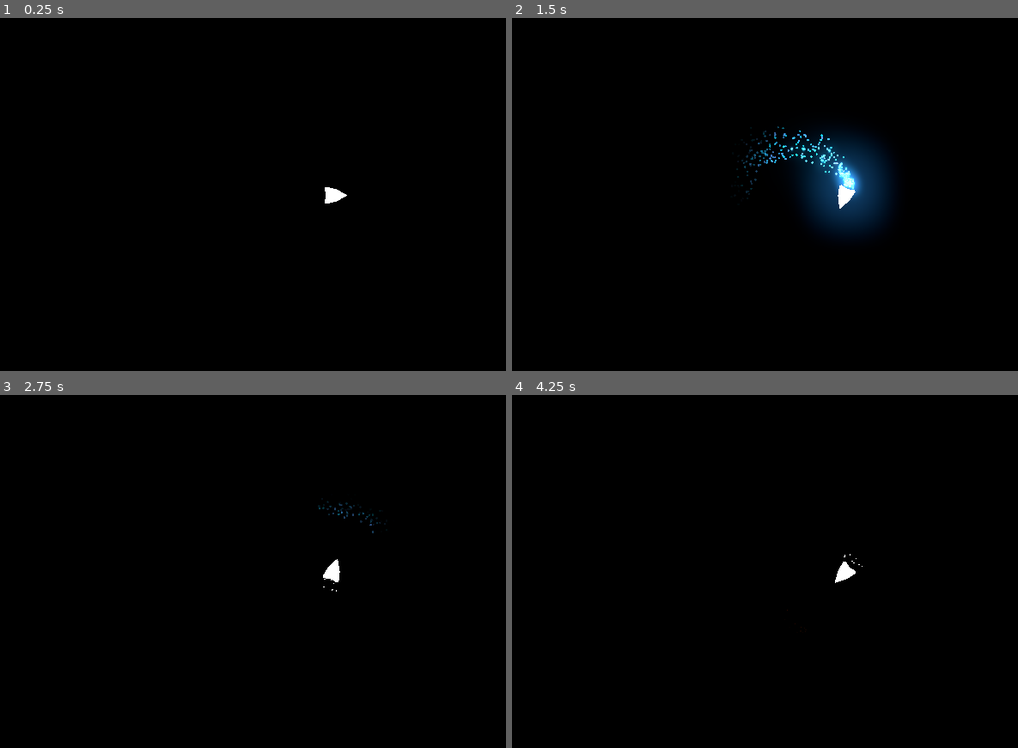
Above: before the commit, frames 1-4 (two rows, left to right).
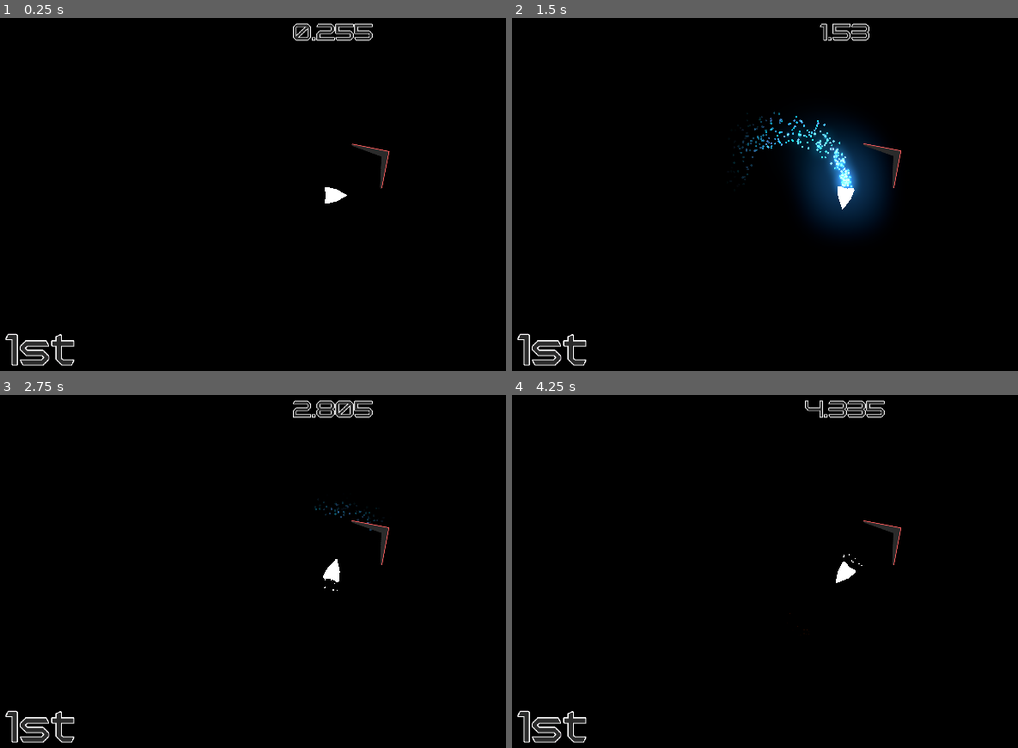
Above: after the commit, the same moments.

Repository: Insta-x/boost-racer
Game: Godot game, scene res://Src/Game.tscn
Same seed, same stepped clock (60 frames per second), same inputs: the game is played once before the commit and once after it. This scene is started directly instead of the project's main scene.
Inputs:
- Up to frame 1 (0.25 s): no input
- Up to frame 2 (1.5 s): hold D (turn_right) 0.53-1.28 s; hold Shift (boost) 0.53-1.28 s; hold Space (brake) from 1.28 s (still down); tap Shift (boost) at 1.35 s
- Up to frame 3 (2.75 s): release Space (brake) at 2.03 s; hold D (turn_right) from 2.03 s (still down); hold Shift (boost) from 2.03 s (still down)
- Up to frame 4 (4.25 s): release D (turn_right) at 2.78 s; release Shift (boost) at 2.78 s; hold W (thrust) 2.78-3.53 s; tap Shift (boost) at 2.85 s; hold A (turn_left) from 3.53 s (still down); hold Shift (boost) from 3.53 s (still down)

The runs differ from the first frame. In frame 1, 1.4% of the frame differs, in the area x 1-78%, y 1-99%; in frame 2, 2.6%, in the area x 1-77%, y 1-99%; in frame 3, 1.6%; in frame 4, 1.4%.

Commit message:
add player ui, connect finished screen (wip)

Diff:
--- /dev/null
+++ b/Src/Arrow.gd
@@ -0,0 +1,23 @@
+extends TextureRect
+
+export(NodePath) var finish_area
+export(NodePath) var player
+export(Vector2) var offset := Vector2(100,0)
+
+
+onready var finish_node : Area2D = get_node(finish_area)
+onready var player_node : RigidBody2D = get_node(player)
+
+var size := Vector2(100,150)
+
+func _physics_process(delta):
+	var dir = (finish_node.global_position - player_node.global_position)
+	if (abs(dir.x) < (get_viewport().size.x + offset.x)/2) and abs(dir.y) <(get_viewport().size.y)/2:
+		self.hide()
+	else:
+		self.show()
+		dir.normalized()
+		var pos = Vector2(((get_viewport().size.x - size.x)/2), (get_viewport().size.y - size.y)/2)
+		pos += offset.rotated(dir.angle())
+		set_rotation(dir.angle())
+		set_position(pos)
--- a/Src/Game.tscn
+++ b/Src/Game.tscn
@@ -1,9 +1,40 @@
-[gd_scene load_steps=3 format=2]
+[gd_scene load_steps=9 format=2]
 
 [ext_resource path="res://Src/GameWorld.tscn" type="PackedScene" id=1]
 [ext_resource path="res://Src/Game.gd" type="Script" id=2]
+[ext_resource path="res://Src/UI/PlayerUI.tscn" type="PackedScene" id=3]
+[ext_resource path="res://Assets/Art/arrow.png" type="Texture" id=4]
+[ext_resource path="res://Src/Arrow.gd" type="Script" id=5]
+[ext_resource path="res://Assets/Sound/music.mp3" type="AudioStream" id=6]
+[ext_resource path="res://Assets/game_world.tres" type="Environment" id=7]
+[ext_resource path="res://Src/UI/FinishScreen.tscn" type="PackedScene" id=8]
 
 [node name="Game" type="Node"]
 script = ExtResource( 2 )
 
 [node name="GameWorld" parent="." instance=ExtResource( 1 )]
+position = Vector2( -14, 0 )
+
+[node name="WorldEnvironment" type="WorldEnvironment" parent="."]
+environment = ExtResource( 7 )
+
+[node name="FinishScreen" parent="." instance=ExtResource( 8 )]
+
+[node name="CanvasLayer" type="CanvasLayer" parent="."]
+
+[node name="PlayerUI" parent="CanvasLayer" instance=ExtResource( 3 )]
+
+[node name="Arrow" type="TextureRect" parent="CanvasLayer"]
+margin_left = 1820.0
+margin_right = 1920.0
+margin_bottom = 150.0
+texture = ExtResource( 4 )
+script = ExtResource( 5 )
+finish_area = NodePath("../../GameWorld/FinishArea2D")
+player = NodePath("../../GameWorld/PlayerRacer")
+
+[node name="Music" type="AudioStreamPlayer" parent="."]
+stream = ExtResource( 6 )
+autoplay = true
+
+[editable path="GameWorld"]
--- a/Src/GameWorld.tscn
+++ b/Src/GameWorld.tscn
@@ -1,8 +1,6 @@
-[gd_scene load_steps=5 format=2]
+[gd_scene load_steps=3 format=2]
 
-[ext_resource path="res://Assets/game_world.tres" type="Environment" id=1]
 [ext_resource path="res://Src/Racer/PlayerRacer.tscn" type="PackedScene" id=2]
-[ext_resource path="res://Assets/Sound/music.mp3" type="AudioStream" id=3]
 [ext_resource path="res://Src/RaceComponents/FinishArea2D.tscn" type="PackedScene" id=4]
 
 [node name="GameWorld" type="Node2D"]
@@ -100,16 +98,13 @@
 polygon = PoolVector2Array( 1920, 1728, 3072, 1728, 3072, 640, 7040, 640, 7040, 512, 1664, 512, 1664, 704, 1920, 704 )
 
 [node name="PlayerRacer" parent="." instance=ExtResource( 2 )]
-position = Vector2( 128, 8876.8 )
+position = Vector2( 177, 8817 )
 
 [node name="Camera2D" type="Camera2D" parent="PlayerRacer"]
 current = true
 __meta__ = {
 "_edit_lock_": true
 }
-
-[node name="WorldEnvironment" type="WorldEnvironment" parent="."]
-environment = ExtResource( 1 )
 
 [node name="FinishArea2D" parent="." instance=ExtResource( 4 )]
 position = Vector2( 13504, -64 )
@@ -119,7 +114,3 @@
 __meta__ = {
 "_edit_lock_": true
 }
-
-[node name="Music" type="AudioStreamPlayer" parent="."]
-stream = ExtResource( 3 )
-autoplay = true
--- a/Src/Racer/EnemyRacer.tscn
+++ b/Src/Racer/EnemyRacer.tscn
@@ -4,8 +4,6 @@
 [ext_resource path="res://Src/Racer/EnemyRacer.gd" type="Script" id=2]
 
 [node name="EnemyRacer" instance=ExtResource( 1 )]
-collision_layer = 2
-collision_mask = 3
 script = ExtResource( 2 )
 
 [node name="Label" type="Label" parent="." index="4"]
--- a/Src/UI/FinishScreen.gd
+++ b/Src/UI/FinishScreen.gd
@@ -1,5 +1,48 @@
 extends CanvasLayer
 
+var place = 1
+
+onready var panel := $ColorRect
+onready var ScorePanelContainer := $ColorRect/Control/CenterContainer/VBoxContainer/HBoxContainer/VBoxContainer
+onready var ScorePanelContainer2 := $ColorRect/Control/CenterContainer/VBoxContainer/HBoxContainer/VBoxContainer2
+
+var count := 1;
+
+func _ready() -> void:
+	GlobalSignal.connect("racer_finished",self,"_on_Racer_finished")
+	GlobalSignal.connect("player_finished", self, "_on_Player_finished")
+	var temp = 1;
+	for child in ScorePanelContainer.get_children():
+		child.set_label_ranking(temp)
+		temp+= 1
+	for child in ScorePanelContainer2.get_children():
+		child.set_label_ranking(temp)
+		temp+= 1
+	panel.hide()
+	pass
+
+
+func _on_Racer_finished(var value : int) -> void:
+	var temp
+	if (count < 6):
+		temp = ScorePanelContainer.get_child(count - 1)
+	else:
+		temp = ScorePanelContainer2.get_child(count - 6)
+
+	temp.set_label_name(String(value))
+	count+=1
+
+
+func _on_Player_finished() -> void:
+	var temp
+	if (count < 6):
+		temp = ScorePanelContainer.get_child(count - 1)
+	else:
+		temp = ScorePanelContainer2.get_child(count - 6)
+
+	temp.set_label_name(String(0))
+	count+=1
+	panel.show()
 
 
 
--- a/Src/UI/FinishScreen.tscn
+++ b/Src/UI/FinishScreen.tscn
@@ -31,11 +31,6 @@
 script = ExtResource( 2 )
 
 [node name="ColorRect" type="ColorRect" parent="."]
-margin_right = 1920.0
-margin_bottom = 1080.0
-color = Color( 0.172549, 0.172549, 0.172549, 0.588235 )
-
-[node name="Control" type="Control" parent="."]
 anchor_left = 0.5
 anchor_top = 0.5
 anchor_right = 0.5
@@ -44,8 +39,19 @@
 margin_top = -540.0
 margin_right = 960.0
 margin_bottom = 540.0
-
-[node name="CenterContainer" type="CenterContainer" parent="Control"]
+color = Color( 0.172549, 0.172549, 0.172549, 0.588235 )
+
+[node name="Control" type="Control" parent="ColorRect"]
+anchor_left = 0.5
+anchor_top = 0.5
+anchor_right = 0.5
+anchor_bottom = 0.5
+margin_left = -960.0
+margin_top = -540.0
+margin_right = 960.0
+margin_bottom = 540.0
+
+[node name="CenterContainer" type="CenterContainer" parent="ColorRect/Control"]
 anchor_left = 0.5
 anchor_top = 0.5
 anchor_right = 0.5
@@ -56,14 +62,14 @@
 margin_bottom = 540.0
 rect_scale = Vector2( 1.01797, 0.988632 )
 
-[node name="VBoxContainer" type="VBoxContainer" parent="Control/CenterContainer"]
+[node name="VBoxContainer" type="VBoxContainer" parent="ColorRect/Control/CenterContainer"]
 margin_left = 618.0
 margin_top = 318.0
 margin_right = 1301.0
 margin_bottom = 762.0
 custom_constants/separation = 20
 
-[node name="PersonalBest" type="Label" parent="Control/CenterContainer/VBoxContainer"]
+[node name="PersonalBest" type="Label" parent="ColorRect/Control/CenterContainer/VBoxContainer"]
 margin_right = 683.0
 margin_bottom = 50.0
 custom_colors/font_color = Color( 0.172549, 0.172549, 0.172549, 1 )
@@ -74,80 +80,80 @@
 valign = 1
 uppercase = true
 
-[node name="HBoxContainer" type="HBoxContainer" parent="Control/CenterContainer/VBoxContainer"]
+[node name="HBoxContainer" type="HBoxContainer" parent="ColorRect/Control/CenterContainer/VBoxContainer"]
 margin_top = 70.0
 margin_right = 683.0
 margin_bottom = 360.0
 custom_constants/separation = 20
 alignment = 1
 
-[node name="VBoxContainer" type="VBoxContainer" parent="Control/CenterContainer/VBoxContainer/HBoxContainer"]
+[node name="VBoxContainer" type="VBoxContainer" parent="ColorRect/Control/CenterContainer/VBoxContainer/HBoxContainer"]
 margin_left = 131.0
 margin_right = 331.0
 margin_bottom = 290.0
 custom_constants/separation = 20
 
-[node name="ScorePanel" parent="Control/CenterContainer/VBoxContainer/HBoxContainer/VBoxContainer" instance=ExtResource( 5 )]
+[node name="ScorePanel" parent="ColorRect/Control/CenterContainer/VBoxContainer/HBoxContainer/VBoxContainer" instance=ExtResource( 5 )]
 margin_bottom = 42.0
 size_flags_horizontal = 4
 
-[node name="ScorePanel2" parent="Control/CenterContainer/VBoxContainer/HBoxContainer/VBoxContainer" instance=ExtResource( 5 )]
+[node name="ScorePanel2" parent="ColorRect/Control/CenterContainer/VBoxContainer/HBoxContainer/VBoxContainer" instance=ExtResource( 5 )]
 margin_top = 62.0
 margin_bottom = 104.0
 size_flags_horizontal = 4
 
-[node name="ScorePanel3" parent="Control/CenterContainer/VBoxContainer/HBoxContainer/VBoxContainer" instance=ExtResource( 5 )]
+[node name="ScorePanel3" parent="ColorRect/Control/CenterContainer/VBoxContainer/HBoxContainer/VBoxContainer" instance=ExtResource( 5 )]
 margin_top = 124.0
 margin_bottom = 166.0
 size_flags_horizontal = 4
 
-[node name="ScorePanel4" parent="Control/CenterContainer/VBoxContainer/HBoxContainer/VBoxContainer" instance=ExtResource( 5 )]
+[node name="ScorePanel4" parent="ColorRect/Control/CenterContainer/VBoxContainer/HBoxContainer/VBoxContainer" instance=ExtResource( 5 )]
 margin_top = 186.0
 margin_bottom = 228.0
 size_flags_horizontal = 4
 
-[node name="ScorePanel5" parent="Control/CenterContainer/VBoxContainer/HBoxContainer/VBoxContainer" instance=ExtResource( 5 )]
+[node name="ScorePanel5" parent="ColorRect/Control/CenterContainer/VBoxContainer/HBoxContainer/VBoxContainer" instance=ExtResource( 5 )]
 margin_top = 248.0
 margin_bottom = 290.0
 size_flags_horizontal = 4
 
-[node name="VBoxContainer2" type="VBoxContainer" parent="Control/CenterContainer/VBoxContainer/HBoxContainer"]
+[node name="VBoxContainer2" type="VBoxContainer" parent="ColorRect/Control/CenterContainer/VBoxContainer/HBoxContainer"]
 margin_left = 351.0
 margin_right = 551.0
 margin_bottom = 290.0
 custom_constants/separation = 20
 
-[node name="ScorePanel" parent="Control/CenterContainer/VBoxContainer/HBoxContainer/VBoxContainer2" instance=ExtResource( 5 )]
+[node name="ScorePanel" parent="ColorRect/Control/CenterContainer/VBoxContainer/HBoxContainer/VBoxContainer2" instance=ExtResource( 5 )]
 margin_bottom = 42.0
 size_flags_horizontal = 4
 
-[node name="ScorePanel2" parent="Control/CenterContainer/VBoxContainer/HBoxContainer/VBoxContainer2" instance=ExtResource( 5 )]
+[node name="ScorePanel2" parent="ColorRect/Control/CenterContainer/VBoxContainer/HBoxContainer/VBoxContainer2" instance=ExtResource( 5 )]
 margin_top = 62.0
 margin_bottom = 104.0
 size_flags_horizontal = 4
 
-[node name="ScorePanel3" parent="Control/CenterContainer/VBoxContainer/HBoxContainer/VBoxContainer2" instance=ExtResource( 5 )]
+[node name="ScorePanel3" parent="ColorRect/Control/CenterContainer/VBoxContainer/HBoxContainer/VBoxContainer2" instance=ExtResource( 5 )]
 margin_top = 124.0
 margin_bottom = 166.0
 size_flags_horizontal = 4
 
-[node name="ScorePanel4" parent="Control/CenterContainer/VBoxContainer/HBoxContainer/VBoxContainer2" instance=ExtResource( 5 )]
+[node name="ScorePanel4" parent="ColorRect/Control/CenterContainer/VBoxContainer/HBoxContainer/VBoxContainer2" instance=ExtResource( 5 )]
 margin_top = 186.0
 margin_bottom = 228.0
 size_flags_horizontal = 4
 
-[node name="ScorePanel5" parent="Control/CenterContainer/VBoxContainer/HBoxContainer/VBoxContainer2" instance=ExtResource( 5 )]
+[node name="ScorePanel5" parent="ColorRect/Control/CenterContainer/VBoxContainer/HBoxContainer/VBoxContainer2" instance=ExtResource( 5 )]
 margin_top = 248.0
 margin_bottom = 290.0
 size_flags_horizontal = 4
 
-[node name="HBoxContainer2" type="HBoxContainer" parent="Control/CenterContainer/VBoxContainer"]
+[node name="HBoxContainer2" type="HBoxContainer" parent="ColorRect/Control/CenterContainer/VBoxContainer"]
 margin_top = 380.0
 margin_right = 683.0
 margin_bottom = 444.0
 alignment = 1
 
-[node name="RetryButton" type="TextureButton" parent="Control/CenterContainer/VBoxContainer/HBoxContainer2"]
+[node name="RetryButton" type="TextureButton" parent="ColorRect/Control/CenterContainer/VBoxContainer/HBoxContainer2"]
 margin_left = 211.0
 margin_right = 339.0
 margin_bottom = 64.0
@@ -155,7 +161,7 @@
 texture_normal = ExtResource( 3 )
 texture_hover = ExtResource( 4 )
 
-[node name="RetryLabel" type="Label" parent="Control/CenterContainer/VBoxContainer/HBoxContainer2/RetryButton"]
+[node name="RetryLabel" type="Label" parent="ColorRect/Control/CenterContainer/VBoxContainer/HBoxContainer2/RetryButton"]
 margin_left = 21.0
 margin_top = 18.9999
 margin_right = 106.0
@@ -167,7 +173,7 @@
 align = 1
 valign = 1
 
-[node name="ExitButton" type="TextureButton" parent="Control/CenterContainer/VBoxContainer/HBoxContainer2"]
+[node name="ExitButton" type="TextureButton" parent="ColorRect/Control/CenterContainer/VBoxContainer/HBoxContainer2"]
 margin_left = 343.0
 margin_right = 471.0
 margin_bottom = 64.0
@@ -175,7 +181,7 @@
 texture_normal = ExtResource( 6 )
 texture_hover = ExtResource( 7 )
 
-[node name="ExitLabel" type="Label" parent="Control/CenterContainer/VBoxContainer/HBoxContainer2/ExitButton"]
+[node name="ExitLabel" type="Label" parent="ColorRect/Control/CenterContainer/VBoxContainer/HBoxContainer2/ExitButton"]
 margin_left = 36.0
 margin_top = 18.9999
 margin_right = 91.0
@@ -188,5 +194,7 @@
 text = "exit"
 uppercase = true
 
-[connection signal="pressed" from="Control/CenterContainer/VBoxContainer/HBoxContainer2/RetryButton" to="." method="_on_RetryButton_pressed"]
-[connection signal="pressed" from="Control/CenterContainer/VBoxContainer/HBoxContainer2/ExitButton" to="." method="_on_ExitButton_pressed"]
+[connection signal="pressed" from="ColorRect/Control/CenterContainer/VBoxContainer/HBoxContainer2/RetryButton" to="." method="_on_RetryButton_pressed"]
+[connection signal="pressed" from="ColorRect/Control/CenterContainer/VBoxContainer/HBoxContainer2/ExitButton" to="." method="_on_ExitButton_pressed"]
+
+[editable path="ColorRect/Control/CenterContainer/VBoxContainer/HBoxContainer/VBoxContainer/ScorePanel"]
--- /dev/null
+++ b/Src/UI/PlayerUI.gd
@@ -0,0 +1,9 @@
+extends Control
+
+onready var timerLabel = $MarginContainer/VBoxContainer/CenterContainer/TimerLabel
+
+var timer := 0.0
+
+func _process(delta):
+	timer += stepify(delta,0.001)
+	timerLabel.text = String(timer)
--- /dev/null
+++ b/Src/UI/PlayerUI.tscn
@@ -0,0 +1,65 @@
+[gd_scene load_steps=5 format=2]
+
+[ext_resource path="res://Assets/Font/Polentical Neon Regular.ttf" type="DynamicFontData" id=1]
+[ext_resource path="res://Src/UI/PlayerUI.gd" type="Script" id=2]
+
+[sub_resource type="DynamicFont" id=1]
+size = 64
+outline_size = 2
+outline_color = Color( 0.988235, 0.988235, 0.988235, 1 )
+font_data = ExtResource( 1 )
+
+[sub_resource type="DynamicFont" id=2]
+size = 120
+outline_size = 2
+outline_color = Color( 23.7, 20.93, 23.12, 1 )
+font_data = ExtResource( 1 )
+
+[node name="PlayerUI" type="Control"]
+anchor_right = 1.0
+anchor_bottom = 1.0
+script = ExtResource( 2 )
+
+[node name="MarginContainer" type="MarginContainer" parent="."]
+anchor_right = 1.0
+anchor_bottom = 1.0
+custom_constants/margin_right = 40
+custom_constants/margin_top = 40
+custom_constants/margin_left = 40
+custom_constants/margin_bottom = 40
+
+[node name="VBoxContainer" type="VBoxContainer" parent="MarginContainer"]
+margin_left = 40.0
+margin_top = 40.0
+margin_right = 1880.0
+margin_bottom = 1040.0
+
+[node name="CenterContainer" type="CenterContainer" parent="MarginContainer/VBoxContainer"]
+margin_right = 1840.0
+margin_bottom = 80.0
+
+[node name="TimerLabel" type="Label" parent="MarginContainer/VBoxContainer/CenterContainer"]
+margin_left = 893.0
+margin_right = 946.0
+margin_bottom = 80.0
+size_flags_vertical = 1
+custom_colors/font_color = Color( 0.172549, 0.172549, 0.172549, 1 )
+custom_fonts/font = SubResource( 1 )
+text = "0"
+align = 1
+valign = 1
+
+[node name="Container" type="Container" parent="MarginContainer/VBoxContainer"]
+margin_top = 84.0
+margin_right = 1840.0
+margin_bottom = 848.0
+size_flags_vertical = 3
+
+[node name="RankingLabel" type="Label" parent="MarginContainer/VBoxContainer"]
+margin_top = 852.0
+margin_right = 1840.0
+margin_bottom = 1000.0
+custom_colors/font_color = Color( 0.172549, 0.172549, 0.172549, 1 )
+custom_colors/font_color_shadow = Color( 0, 0, 0, 1 )
+custom_fonts/font = SubResource( 2 )
+text = "1st"
--- a/Src/UI/ScorePanel.gd
+++ b/Src/UI/ScorePanel.gd
@@ -4,11 +4,21 @@
 onready var NameLabel := $Polygon2D/Polygon2D2/HBoxContainer/NameLabel
 onready var TimeLabel := $Polygon2D/Polygon2D2/HBoxContainer/TimeLabel
 
-var ranking := "1"
+var ranking := ""
 var racerName := ""
 var time := "--:--.---"
 
-func _ready():
+func _ready() -> void:
 	RankingLabel.text = ranking
 	NameLabel.text = racerName
 	TimeLabel.text = time
+
+func set_label_ranking(var value : int) -> void:
+	RankingLabel.text = String(value)
+
+
+func set_label_name(var value : String) -> void:
+	NameLabel.text = value
+
+func set_label_time(var value : String) -> void:
+	TimeLabel.text = value
--- a/project.godot
+++ b/project.godot
@@ -19,11 +19,6 @@
 "language": "GDScript",
 "path": "res://Src/Racer/EnemyRacer.gd"
 }, {
-"base": "EditorVCSInterface",
-"class": "GitAPI",
-"language": "NativeScript",
-"path": "res://addons/godot-git-plugin/git_api.gdns"
-}, {
 "base": "RigidBody2D",
 "class": "Racer",
 "language": "GDScript",
@@ -32,7 +27,6 @@
 _global_script_class_icons={
 "AreaGuider": "",
 "EnemyRacer": "",
-"GitAPI": "",
 "Racer": ""
 }
 
@@ -53,7 +47,7 @@
 
 [gdnative]
 
-singletons=[ "res://addons/godot-git-plugin/git_api.gdnlib" ]
+singletons=[  ]
 
 [global]
 
Binary file added: Assets/Art/arrow.png
Not shown, added: Assets/Art/arrow.png.import
